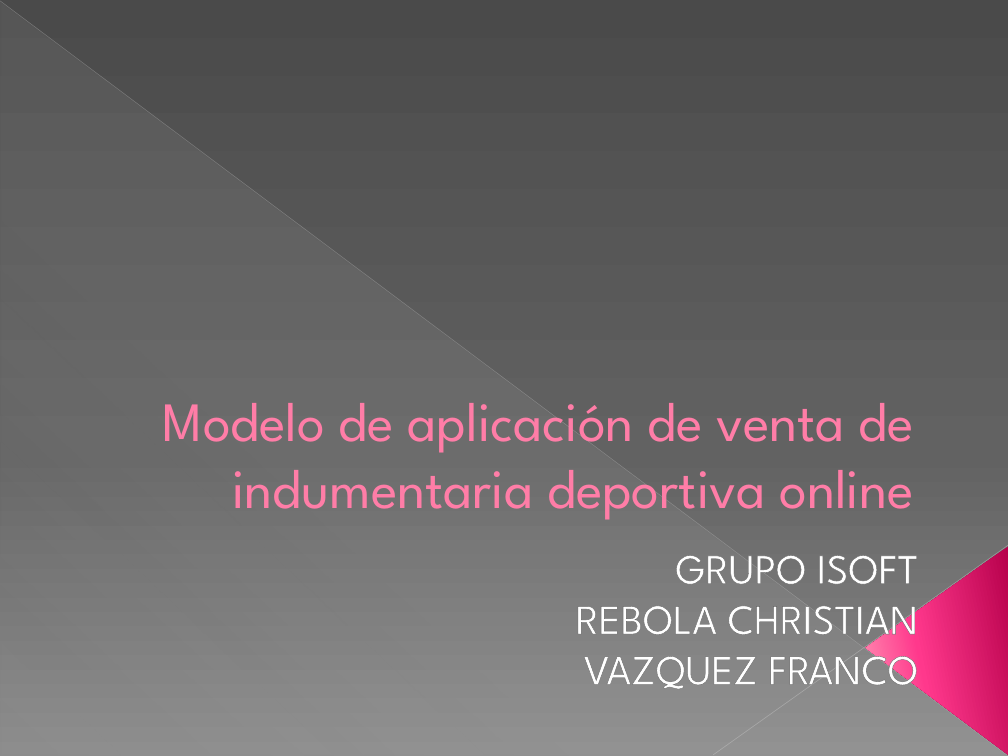
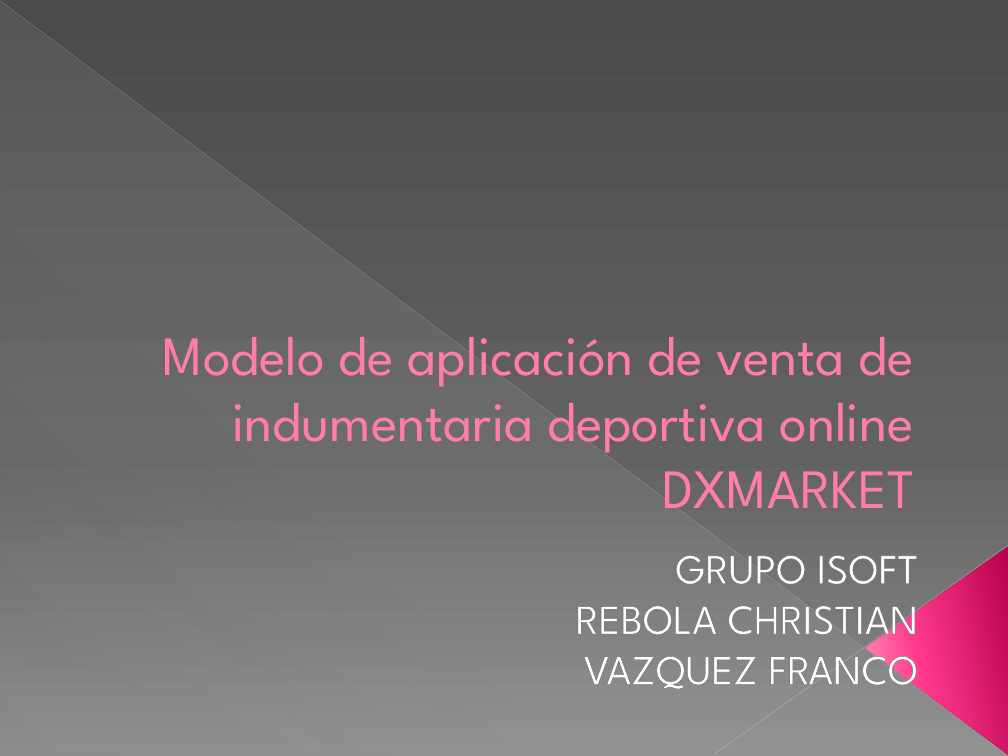
Before and after one commit to francovqz/IngSoft-2017-iSoft, a slide deck: slide 1 of doc/Presentacion.pptx. Drawn at 1008x756 pixels with LibreOffice and Linux fonts; fonts in the diff are those of the drawing. Boxes give left, top, right and bottom in pixels: in the first picture for what was removed or moved away, otherwise in the second. Text is boxed around its words. In the diff, an @@ line names an element or a change of style, - is before the commit and + after.

```diff
--- a/doc/Presentacion.pptx
+++ b/doc/Presentacion.pptx
@@ title at box(163, 337, 915, 508): text changed @@
-Modelo de aplicación de venta de indumentaria deportiva online
+Modelo de aplicación de venta de indumentaria deportiva online DXMARKET
```
Also in this commit, not shown: 1 other slide changed, 3 slides added, 2 other files.
